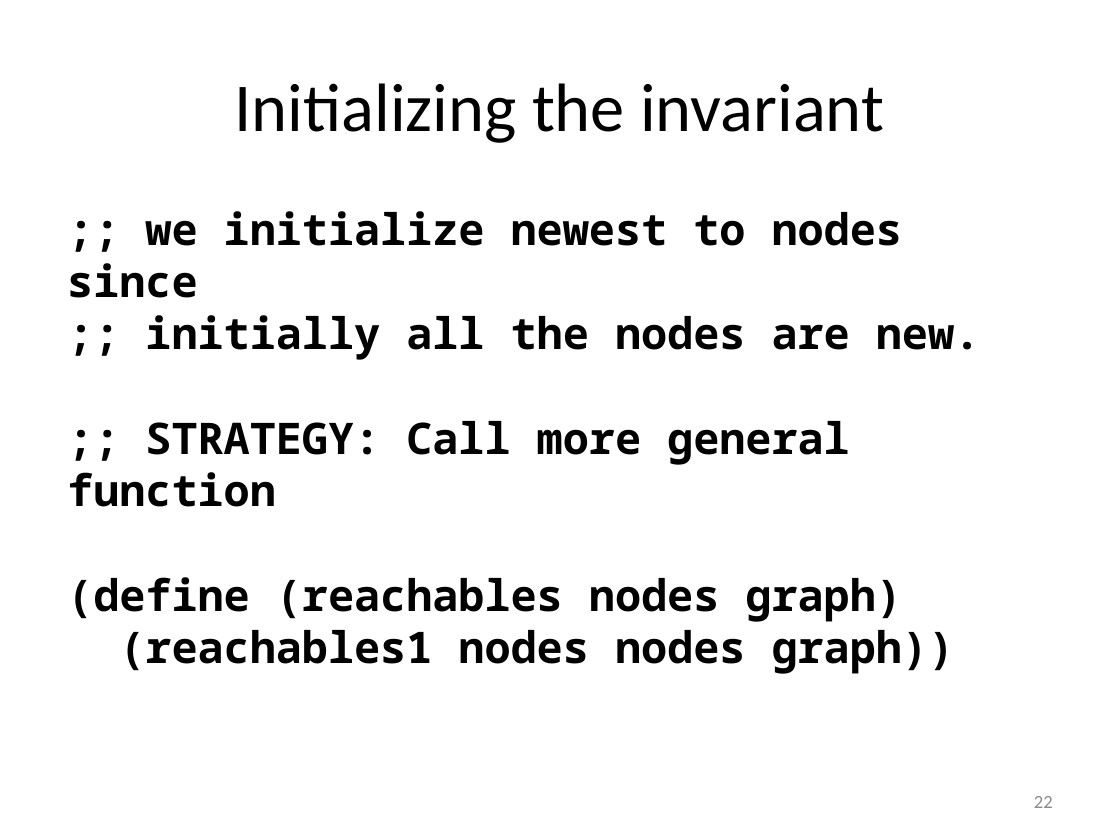
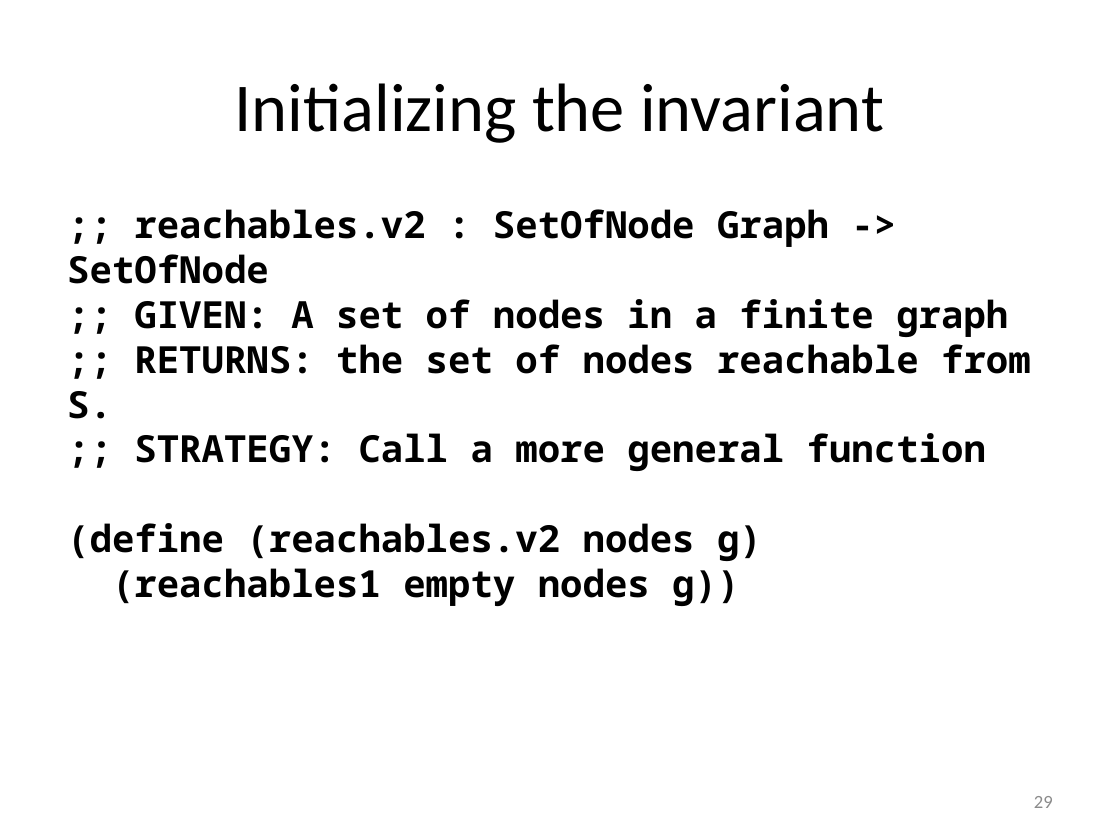
Before and after one commit to mwand/cs5010f16, a slide deck: slide 29 of Slides/Lesson 8.5 Searching in a Graph.pptx (slide 22 before the commit). Drawn at 1120x840 pixels with LibreOffice and Linux fonts; fonts in the diff are those of the drawing. Boxes give left, top, right and bottom in pixels: in the first picture for what was removed or moved away, otherwise in the second. Text is boxed around its words. In the diff, an @@ line names an element or a change of style, - is before the commit and + after.

```diff
--- a/Slides/Lesson 8.5 Searching in a Graph.pptx
+++ b/Slides/Lesson 8.5 Searching in a Graph.pptx
@@ text at (67, 209, 1031, 606): text changed; size 28 to 24 pt @@
-;; we initialize newest to nodes since
-;; initially all the nodes are new.
-;; STRATEGY: Call more general function
-(define (reachables nodes graph)
-(reachables1 nodes nodes graph))
+;; reachables.v2 : SetOfNode Graph -> SetOfNode
+;; GIVEN: A set of nodes in a finite graph
+;; RETURNS: the set of nodes reachable from S.
+;; STRATEGY: Call a more general function
+(define (reachables.v2 nodes g)
+(reachables1 empty nodes g))
@@ page number at (1034, 796, 1053, 808): text changed @@
-22
+29
```
Also in this commit, not shown: 11 other slides changed, 10 slides added, 1 slide removed, 2 other files.
